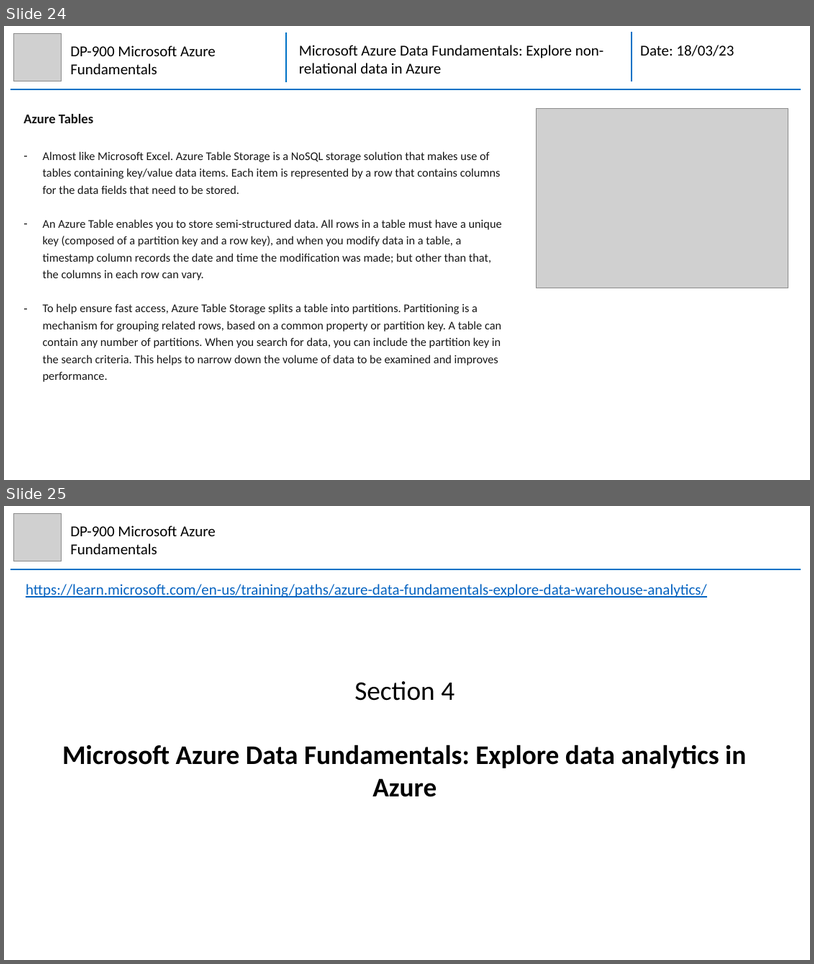
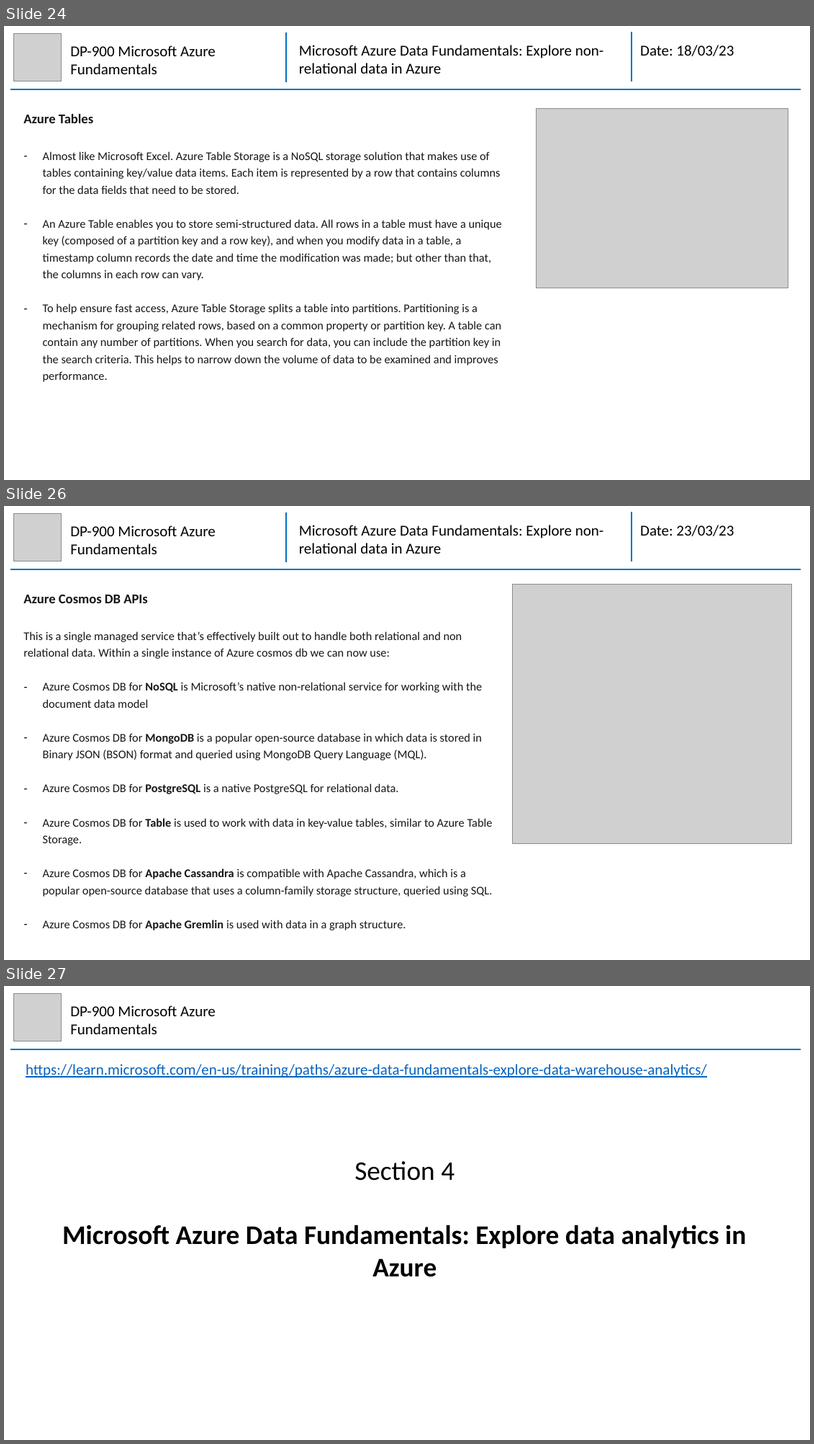
Before and after one commit to mhaythornthwaite/Testing_ML_Algorithms, a slide deck: Azure_DP-900_Fundamentals/MJH_DP-900_Azure_Fundamentals_Notes.pptx. Shown one above the other, each under a label of ours: slides 24 and 25 before the commit, slides 24, 26 and 27 after it; the slides between them are not shown. The pictures are 814x964 and 814x1444 pixels, drawn with LibreOffice and Linux fonts; fonts in the diff are those of the drawing; grey boxes stand for pictures. Boxes give left, top, right and bottom in pixels: in the first picture for what was removed or moved away, otherwise in the second. Text is boxed around its words. In the diff, an @@ line names an element or a change of style, - is before the commit and + after.

Commit message:
Azure DP900 Section 3 Module 1

```diff
--- a/Azure_DP-900_Fundamentals/MJH_DP-900_Azure_Fundamentals_Notes.pptx
+++ b/Azure_DP-900_Fundamentals/MJH_DP-900_Azure_Fundamentals_Notes.pptx
@@ slide 26 added at (4,506,810,960), background #FFFFFF @@
@@ picture added at (13,513,62,561) @@
@@ text added at (70,525,216,554), 18 pt, text #000000 @@
+DP-900 Microsoft Azure Fundamentals
@@ group added at (10,512,801,569): 3 lines, 2 texts @@
+Microsoft Azure Data Fundamentals: Explore non-relational data in Azure
+Date: 23/03/23
@@ picture added at (513,584,793,844) @@
@@ text added at (23,594,493,930), 14 pt, text #161616 @@
+Azure Cosmos DB APIs
+This is a single managed service that’s effectively built out to handle both relational and non relational data. Within a single instance of Azure cosmos db we can now use:
+– Azure Cosmos DB for NoSQL is Microsoft’s native non-relational service for working with the document data model
+– Azure Cosmos DB for MongoDB is a popular open-source database in which data is stored in Binary JSON (BSON) format and queried using MongoDB Query Language (MQL).
+– Azure Cosmos DB for PostgreSQL is a native PostgreSQL for relational data.
+– Azure Cosmos DB for Table is used to work with data in key-value tables, similar to Azure Table Storage.
+– Azure Cosmos DB for Apache Cassandra is compatible with Apache Cassandra, which is a popular open-source database that uses a column-family storage structure, queried using SQL.
+– Azure Cosmos DB for Apache Gremlin is used with data in a graph structure.
@@ what was slide 25 is now slide 27 @@
```
Also in this commit, not shown: 1 other slide added.
